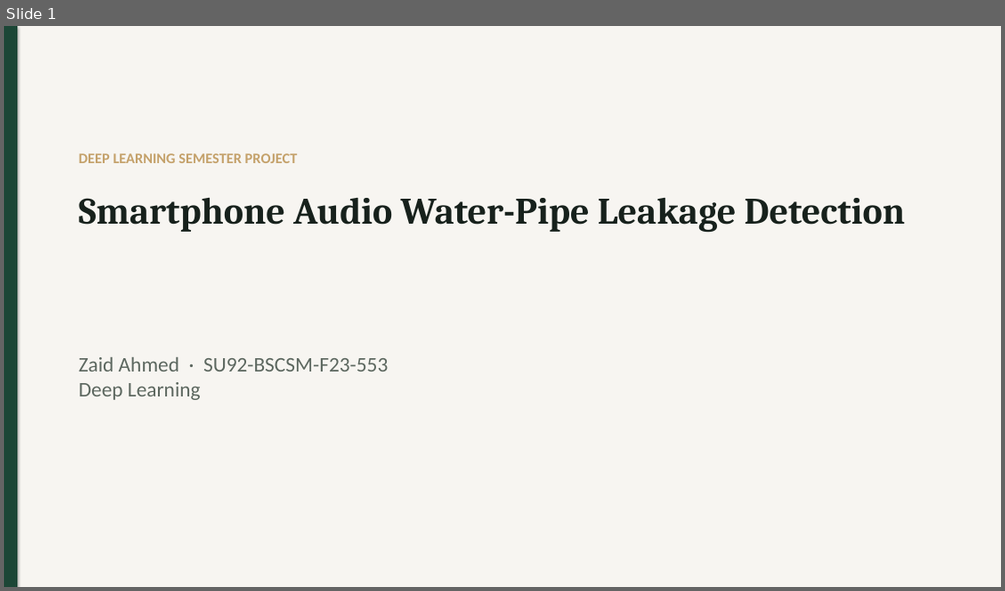
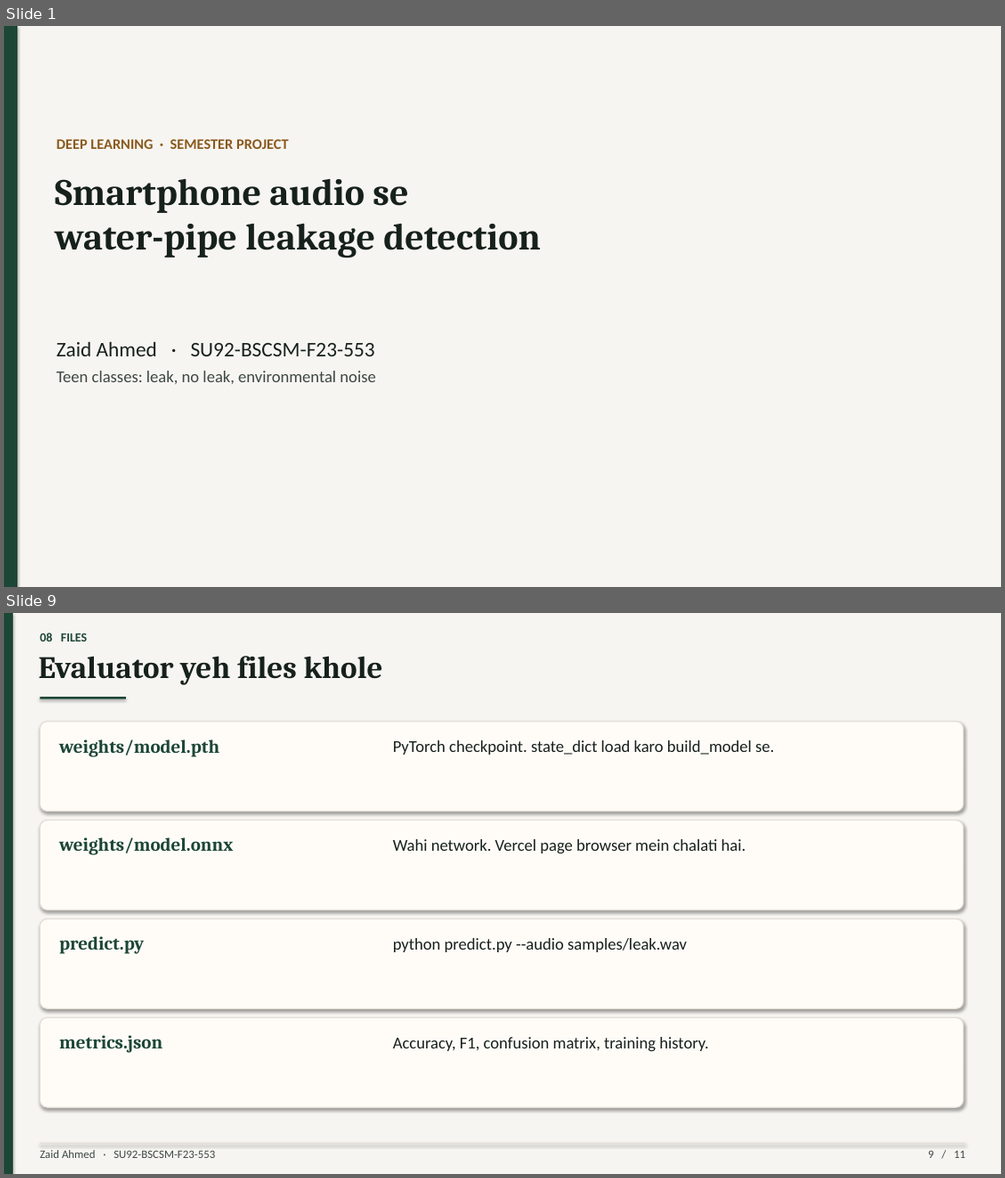
Before and after one commit to Zaidranjha095/water-pipe-leakage-detection, a slide deck: presentation/presentation.pptx. Shown one above the other, each under a label of ours: slide 1 before the commit, slides 1 and 9 after it; the slides between them are not shown. The pictures are 1005x591 and 1005x1178 pixels, drawn with LibreOffice and Linux fonts; fonts in the diff are those of the drawing. Boxes give left, top, right and bottom in pixels: in the first picture for what was removed or moved away, otherwise in the second. Text is boxed around its words. In the diff, an @@ line names an element or a change of style, - is before the commit and + after.

```diff
--- a/presentation/presentation.pptx
+++ b/presentation/presentation.pptx
@@ slide 9 added at [4, 613, 1001, 1174], background #F7F5F1 @@
@@ rectangle added at [4, 613, 13, 1174], fill #1C4636 @@
@@ text added at [40, 633, 87, 641], 12 pt, text #1C4636, bold @@
+08 FILES
@@ text added at [39, 656, 383, 685], 30 pt, text #17211C, bold @@
+Evaluator yeh files khole
@@ rectangle added at [40, 697, 126, 699], fill #1C4636 @@
@@ rounded rectangle added at [40, 722, 963, 811], fill #FFFCF8, outline #E3DDD4 1 pt @@
@@ text added at [59, 739, 219, 757], 18 pt, text #1C4636, bold @@
+weights/model.pth
@@ text added at [393, 740, 774, 755], 16 pt, text #17211C @@
+PyTorch checkpoint. state_dict load karo build_model se.
@@ rounded rectangle added at [40, 820, 963, 910], fill #FFFCF8, outline #E3DDD4 1 pt @@
@@ text added at [59, 837, 233, 855], 18 pt, text #1C4636, bold @@
+weights/model.onnx
@@ text added at [393, 839, 746, 853], 16 pt, text #17211C @@
+Wahi network. Vercel page browser mein chalati hai.
@@ rounded rectangle added at [40, 919, 963, 1008], fill #FFFCF8, outline #E3DDD4 1 pt @@
@@ text added at [59, 936, 144, 954], 18 pt, text #1C4636, bold @@
+predict.py
@@ text added at [393, 938, 687, 952], 16 pt, text #17211C @@
+python predict.py --audio samples/leak.wav
@@ rounded rectangle added at [40, 1018, 963, 1107], fill #FFFCF8, outline #E3DDD4 1 pt @@
@@ text added at [59, 1035, 162, 1053], 18 pt, text #1C4636, bold @@
+metrics.json
@@ text added at [393, 1037, 708, 1052], 16 pt, text #17211C @@
+Accuracy, F1, confusion matrix, training history.
@@ rectangle added at [40, 1143, 966, 1143], fill #E3DDD4 @@
@@ text added at [40, 1150, 215, 1158], 11 pt, text #3E4843 @@
+Zaid Ahmed · SU92-BSCSM-F23-553
@@ text added at [928, 1150, 965, 1158], 11 pt, text #3E4843 @@
+9 / 11
@@ slide 1 changed as well @@
@@ background #FFFFFF to #F7F5F1 @@
@@ rectangle removed at [4, 26, 1001, 587] @@
@@ text at [57, 139, 289, 149]: text changed; text colour #C4A16A to #8A5A1E @@
-DEEP LEARNING SEMESTER PROJECT
+DEEP LEARNING · SEMESTER PROJECT
@@ text at [55, 178, 541, 258]: text changed @@
-Smartphone Audio Water-Pipe Leakage Detection
+Smartphone audio se
+water-pipe leakage detection
@@ text at [57, 341, 375, 356]: text changed; text colour #5C675F to #17211C @@
-Zaid Ahmed · SU92-BSCSM-F23-553
-Deep Learning
+Zaid Ahmed · SU92-BSCSM-F23-553
@@ text added at [57, 370, 375, 384], 16 pt, text #3E4843 @@
+Teen classes: leak, no leak, environmental noise
```
Also in this commit, not shown: 2 other slides changed, 7 other slides added, 8 slides removed, 22 other files.
